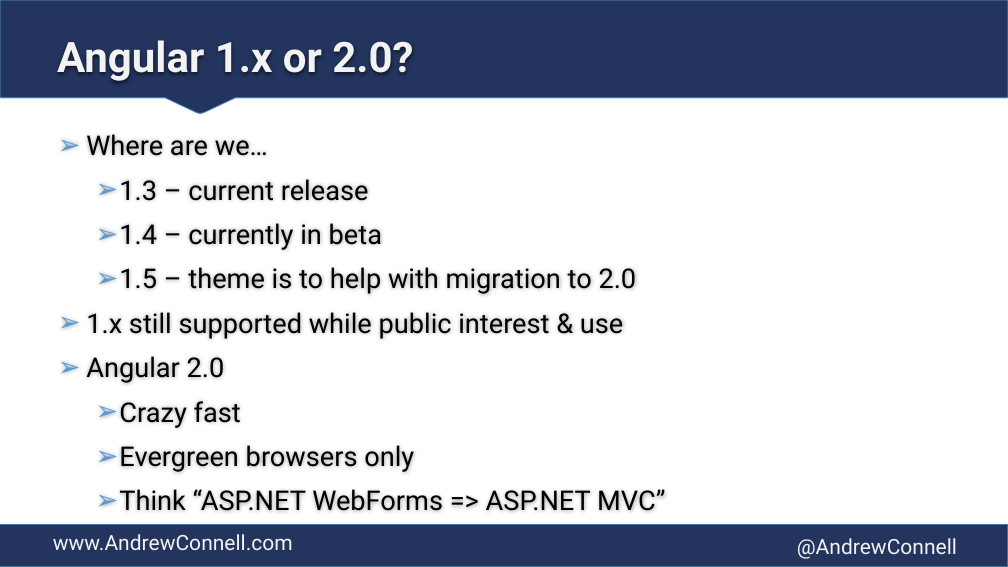
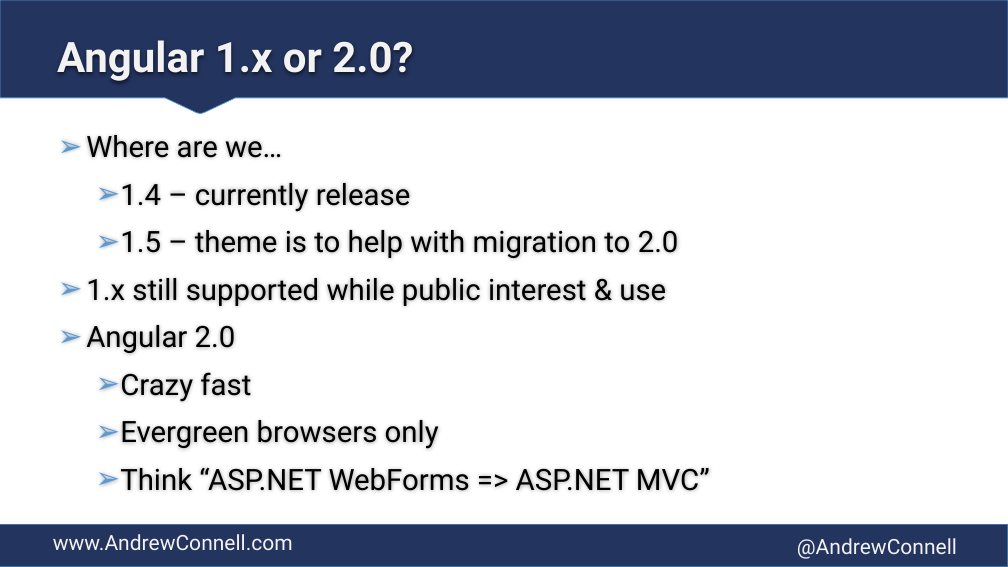
Before and after one commit to andrewconnell/pres-sp15app-ng-spa, a slide deck: slide 14 of presentation.pptx. Drawn at 1008x567 pixels with LibreOffice and Linux fonts; fonts in the diff are those of the drawing. Boxes give left, top, right and bottom in pixels: in the first picture for what was removed or moved away, otherwise in the second. Text is boxed around its words. In the diff, an @@ line names an element or a change of style, - is before the commit and + after.

```diff
--- a/presentation.pptx
+++ b/presentation.pptx
@@ text at bbox=[86, 135, 710, 491]: size 25.9 to 28 pt in "Where are we…", "1.5 – theme is to help with ...", "1.x still supported while public interest & ...", "Angular 2.0" and 3 more places @@
@@ text at bbox=[120, 183, 411, 212]: text changed; size 25.9 to 28 pt @@
-  ➢ 1.3 – current release
-  ➢ 1.4 – currently in beta
+  ➢ 1.4 – currently release
```
Also in this commit, not shown: 4 other slides changed, 3 other files.
